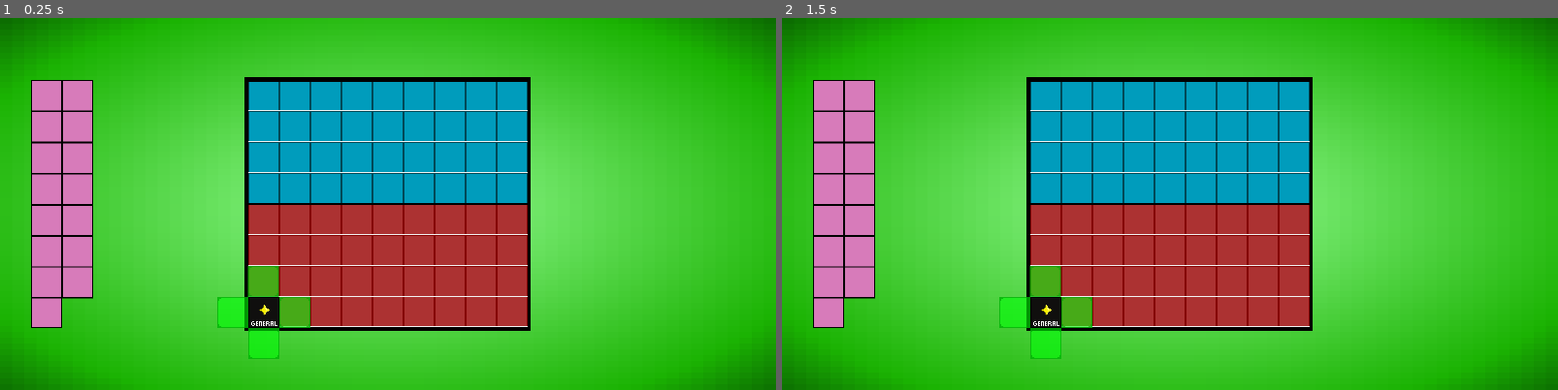
Above: before the commit, frames 1-2 (left to right).
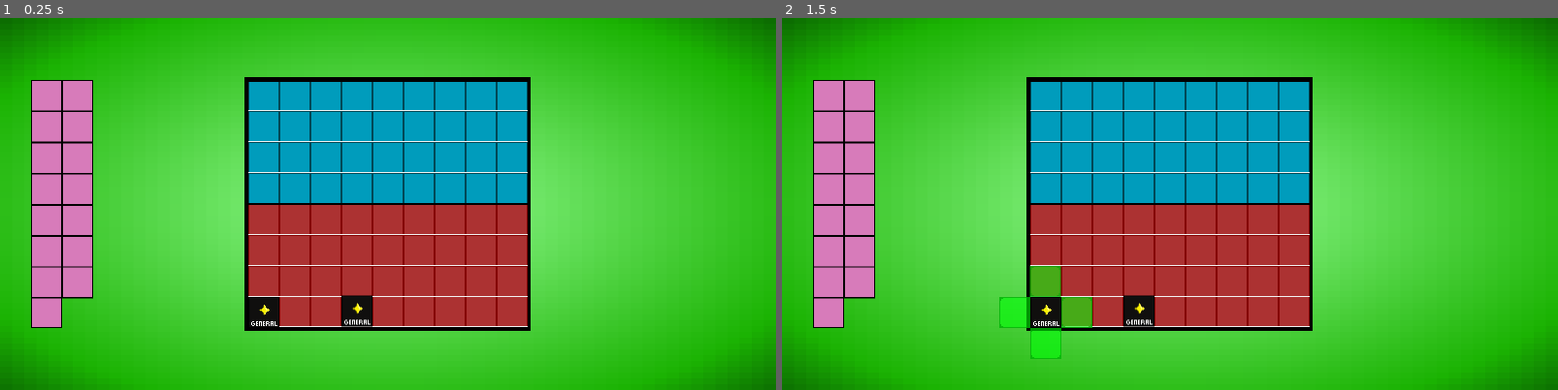
Above: after the commit, the same moments.

Repository: Forther04/Game-Of-The-Generals
Game: Godot game, scene res://Scene/Main.tscn
The game is run twice, just before and just after one commit, with the same random seed, the same clock (stepped at 60 frames per second) and the same inputs.
Inputs (mouse positions are in pixels of both pictures, inside the frame that each line leads up to):
- Up to frame 1 (0.25 s): no input
- Up to frame 2 (1.5 s): click (1045, 311) at 0.52 s; click (1045, 282) at 1.25 s

The runs differ from the first frame. In frame 1, 1.7% of the frame differs, in the area x 28-48%, y 66-92%; in frame 2, 0.3%.

Commit message:
Working selecting and deselecting

Diff:
--- a/Scene/Main.tscn
+++ b/Scene/Main.tscn
@@ -4,7 +4,7 @@
 [ext_resource type="Texture2D" uid="uid://djju0agl775jm" path="res://Assest/Board/pieces.png" id="1_jxr0l"]
 [ext_resource type="Texture2D" uid="uid://bs2abvst5wubh" path="res://Assest/Board/Board_Sheet2.png" id="2_a0yi7"]
 [ext_resource type="Texture2D" uid="uid://xy6l648vcojv" path="res://Assest/Board/Border.png" id="3_yqk3d"]
-[ext_resource type="PackedScene" uid="uid://ueyeavrra30y" path="res://Scene/Pieces/Black/Flag.tscn" id="4_bwtr0"]
+[ext_resource type="PackedScene" uid="uid://ueyeavrra30y" path="res://Scene/Pieces/Black/Black_Piece.tscn" id="4_bwtr0"]
 
 [sub_resource type="Gradient" id="Gradient_ajfct"]
 offsets = PackedFloat32Array(0, 0.818182, 1)
@@ -159,3 +159,6 @@
 
 [node name="Flag" parent="." instance=ExtResource("4_bwtr0")]
 position = Vector2(544, 608)
+
+[node name="Flag2" parent="." instance=ExtResource("4_bwtr0")]
+position = Vector2(736, 605)
--- /dev/null
+++ b/Scene/Pieces/Black/Black_Piece.tscn
@@ -0,0 +1,231 @@
+[gd_scene load_steps=27 format=3 uid="uid://ueyeavrra30y"]
+
+[ext_resource type="Texture2D" uid="uid://egv5ef3svok8" path="res://Assest/GOG_Black_sprite_sheet.png" id="1_m3crr"]
+[ext_resource type="Script" path="res://Script/Black Pieces/Black.gd" id="2_s1w6r"]
+
+[sub_resource type="StyleBoxEmpty" id="StyleBoxEmpty_avp0b"]
+
+[sub_resource type="StyleBoxEmpty" id="StyleBoxEmpty_2q5ty"]
+
+[sub_resource type="StyleBoxEmpty" id="StyleBoxEmpty_h62iu"]
+
+[sub_resource type="StyleBoxEmpty" id="StyleBoxEmpty_g75kc"]
+
+[sub_resource type="StyleBoxEmpty" id="StyleBoxEmpty_jqaem"]
+
+[sub_resource type="StyleBoxEmpty" id="StyleBoxEmpty_5o087"]
+
+[sub_resource type="StyleBoxEmpty" id="StyleBoxEmpty_kry1f"]
+
+[sub_resource type="StyleBoxEmpty" id="StyleBoxEmpty_rfykf"]
+
+[sub_resource type="StyleBoxEmpty" id="StyleBoxEmpty_muhqx"]
+
+[sub_resource type="StyleBoxEmpty" id="StyleBoxEmpty_bbbg4"]
+
+[sub_resource type="StyleBoxEmpty" id="StyleBoxEmpty_lr5wk"]
+
+[sub_resource type="StyleBoxEmpty" id="StyleBoxEmpty_5egrv"]
+
+[sub_resource type="StyleBoxEmpty" id="StyleBoxEmpty_fdur7"]
+
+[sub_resource type="StyleBoxEmpty" id="StyleBoxEmpty_fyvno"]
+
+[sub_resource type="StyleBoxEmpty" id="StyleBoxEmpty_imn58"]
+
+[sub_resource type="StyleBoxEmpty" id="StyleBoxEmpty_5ds1c"]
+
+[sub_resource type="StyleBoxEmpty" id="StyleBoxEmpty_5qw6e"]
+
+[sub_resource type="StyleBoxEmpty" id="StyleBoxEmpty_t7wvy"]
+
+[sub_resource type="StyleBoxEmpty" id="StyleBoxEmpty_kh2pl"]
+
+[sub_resource type="StyleBoxEmpty" id="StyleBoxEmpty_xvgbw"]
+
+[sub_resource type="StyleBoxEmpty" id="StyleBoxEmpty_ugcf5"]
+
+[sub_resource type="StyleBoxEmpty" id="StyleBoxEmpty_3cv76"]
+
+[sub_resource type="CapsuleShape2D" id="CapsuleShape2D_c6p30"]
+radius = 0.999805
+height = 18.0
+
+[sub_resource type="RectangleShape2D" id="RectangleShape2D_v0hg3"]
+size = Vector2(31, 31)
+
+[node name="Flag" type="Sprite2D" groups=["black_piece"]]
+position = Vector2(245, 143)
+scale = Vector2(2, 2)
+texture = ExtResource("1_m3crr")
+region_enabled = true
+region_rect = Rect2(170, 0, 32, 32)
+script = ExtResource("2_s1w6r")
+pieces = 5
+
+[node name="Main" type="Button" parent="."]
+anchors_preset = 15
+anchor_right = 1.0
+anchor_bottom = 1.0
+offset_left = -15.0
+offset_top = -15.0
+offset_right = -17.0
+offset_bottom = -17.0
+grow_horizontal = 2
+grow_vertical = 2
+theme_override_styles/focus = SubResource("StyleBoxEmpty_avp0b")
+theme_override_styles/disabled_mirrored = SubResource("StyleBoxEmpty_2q5ty")
+theme_override_styles/disabled = SubResource("StyleBoxEmpty_h62iu")
+theme_override_styles/hover_pressed_mirrored = SubResource("StyleBoxEmpty_g75kc")
+theme_override_styles/hover_pressed = SubResource("StyleBoxEmpty_jqaem")
+theme_override_styles/hover_mirrored = SubResource("StyleBoxEmpty_5o087")
+theme_override_styles/hover = SubResource("StyleBoxEmpty_kry1f")
+theme_override_styles/pressed_mirrored = SubResource("StyleBoxEmpty_rfykf")
+theme_override_styles/pressed = SubResource("StyleBoxEmpty_muhqx")
+theme_override_styles/normal_mirrored = SubResource("StyleBoxEmpty_bbbg4")
+theme_override_styles/normal = SubResource("StyleBoxEmpty_lr5wk")
+toggle_mode = true
+metadata/_edit_use_anchors_ = true
+
+[node name="Choices" type="Node2D" parent="."]
+
+[node name="Top" type="Button" parent="Choices"]
+offset_left = -16.0
+offset_top = -48.0
+offset_right = 16.0
+offset_bottom = -16.0
+theme_override_styles/focus = SubResource("StyleBoxEmpty_5egrv")
+theme_override_styles/disabled_mirrored = SubResource("StyleBoxEmpty_fdur7")
+theme_override_styles/disabled = SubResource("StyleBoxEmpty_fyvno")
+theme_override_styles/hover_pressed_mirrored = SubResource("StyleBoxEmpty_imn58")
+theme_override_styles/hover_pressed = SubResource("StyleBoxEmpty_5ds1c")
+theme_override_styles/hover_mirrored = SubResource("StyleBoxEmpty_5qw6e")
+theme_override_styles/hover = SubResource("StyleBoxEmpty_t7wvy")
+theme_override_styles/pressed_mirrored = SubResource("StyleBoxEmpty_kh2pl")
+theme_override_styles/pressed = SubResource("StyleBoxEmpty_xvgbw")
+theme_override_styles/normal_mirrored = SubResource("StyleBoxEmpty_ugcf5")
+theme_override_styles/normal = SubResource("StyleBoxEmpty_3cv76")
+
+[node name="Top2" type="Sprite2D" parent="Choices/Top"]
+position = Vector2(15.75, 16)
+texture = ExtResource("1_m3crr")
+region_enabled = true
+region_rect = Rect2(0, 34, 32, 32)
+
+[node name="TOp" type="Area2D" parent="Choices/Top"]
+collision_layer = 2
+collision_mask = 6
+
+[node name="CollisionShape2D" type="CollisionShape2D" parent="Choices/Top/TOp"]
+position = Vector2(16, 30.5)
+rotation = 1.5708
+shape = SubResource("CapsuleShape2D_c6p30")
+
+[node name="Bottom" type="Button" parent="Choices"]
+offset_left = -16.25
+offset_top = 16.0
+offset_right = 15.75
+offset_bottom = 48.0
+theme_override_styles/focus = SubResource("StyleBoxEmpty_5egrv")
+theme_override_styles/disabled_mirrored = SubResource("StyleBoxEmpty_fdur7")
+theme_override_styles/disabled = SubResource("StyleBoxEmpty_fyvno")
+theme_override_styles/hover_pressed_mirrored = SubResource("StyleBoxEmpty_imn58")
+theme_override_styles/hover_pressed = SubResource("StyleBoxEmpty_5ds1c")
+theme_override_styles/hover_mirrored = SubResource("StyleBoxEmpty_5qw6e")
+theme_override_styles/hover = SubResource("StyleBoxEmpty_t7wvy")
+theme_override_styles/pressed_mirrored = SubResource("StyleBoxEmpty_kh2pl")
+theme_override_styles/pressed = SubResource("StyleBoxEmpty_xvgbw")
+theme_override_styles/normal_mirrored = SubResource("StyleBoxEmpty_ugcf5")
+theme_override_styles/normal = SubResource("StyleBoxEmpty_3cv76")
+
+[node name="Top" type="Sprite2D" parent="Choices/Bottom"]
+position = Vector2(16, 16)
+texture = ExtResource("1_m3crr")
+region_enabled = true
+region_rect = Rect2(0, 34, 32, 32)
+
+[node name="BOttom" type="Area2D" parent="Choices/Bottom"]
+position = Vector2(16.25, 1.5)
+collision_layer = 2
+collision_mask = 6
+
+[node name="CollisionShape2D" type="CollisionShape2D" parent="Choices/Bottom/BOttom"]
+rotation = 1.5708
+shape = SubResource("CapsuleShape2D_c6p30")
+
+[node name="Left" type="Button" parent="Choices"]
+offset_left = -48.25
+offset_top = -16.0
+offset_right = -16.25
+offset_bottom = 16.0
+theme_override_styles/focus = SubResource("StyleBoxEmpty_5egrv")
+theme_override_styles/disabled_mirrored = SubResource("StyleBoxEmpty_fdur7")
+theme_override_styles/disabled = SubResource("StyleBoxEmpty_fyvno")
+theme_override_styles/hover_pressed_mirrored = SubResource("StyleBoxEmpty_imn58")
+theme_override_styles/hover_pressed = SubResource("StyleBoxEmpty_5ds1c")
+theme_override_styles/hover_mirrored = SubResource("StyleBoxEmpty_5qw6e")
+theme_override_styles/hover = SubResource("StyleBoxEmpty_t7wvy")
+theme_override_styles/pressed_mirrored = SubResource("StyleBoxEmpty_kh2pl")
+theme_override_styles/pressed = SubResource("StyleBoxEmpty_xvgbw")
+theme_override_styles/normal_mirrored = SubResource("StyleBoxEmpty_ugcf5")
+theme_override_styles/normal = SubResource("StyleBoxEmpty_3cv76")
+
+[node name="Top" type="Sprite2D" parent="Choices/Left"]
+position = Vector2(16, 16)
+texture = ExtResource("1_m3crr")
+region_enabled = true
+region_rect = Rect2(0, 34, 32, 32)
+
+[node name="Left" type="Area2D" parent="Choices/Left"]
+position = Vector2(30.25, 16)
+rotation = 1.5708
+collision_layer = 2
+collision_mask = 6
+
+[node name="CollisionShape2D" type="CollisionShape2D" parent="Choices/Left/Left"]
+position = Vector2(4.28408e-08, 8.9407e-08)
+rotation = 1.5708
+shape = SubResource("CapsuleShape2D_c6p30")
+
+[node name="Right" type="Button" parent="Choices"]
+offset_left = 15.75
+offset_top = -16.0
+offset_right = 47.75
+offset_bottom = 16.0
+theme_override_styles/focus = SubResource("StyleBoxEmpty_5egrv")
+theme_override_styles/disabled_mirrored = SubResource("StyleBoxEmpty_fdur7")
+theme_override_styles/disabled = SubResource("StyleBoxEmpty_fyvno")
+theme_override_styles/hover_pressed_mirrored = SubResource("StyleBoxEmpty_imn58")
+theme_override_styles/hover_pressed = SubResource("StyleBoxEmpty_5ds1c")
+theme_override_styles/hover_mirrored = SubResource("StyleBoxEmpty_5qw6e")
+theme_override_styles/hover = SubResource("StyleBoxEmpty_t7wvy")
+theme_override_styles/pressed_mirrored = SubResource("StyleBoxEmpty_kh2pl")
+theme_override_styles/pressed = SubResource("StyleBoxEmpty_xvgbw")
+theme_override_styles/normal_mirrored = SubResource("StyleBoxEmpty_ugcf5")
+theme_override_styles/normal = SubResource("StyleBoxEmpty_3cv76")
+
+[node name="Top" type="Sprite2D" parent="Choices/Right"]
+position = Vector2(16, 16)
+texture = ExtResource("1_m3crr")
+region_enabled = true
+region_rect = Rect2(0, 34, 32, 32)
+
+[node name="Right" type="Area2D" parent="Choices/Right"]
+position = Vector2(1.75, 16)
+rotation = 1.5708
+collision_layer = 2
+collision_mask = 6
+
+[node name="CollisionShape2D" type="CollisionShape2D" parent="Choices/Right/Right"]
+position = Vector2(4.28408e-08, 8.9407e-08)
+rotation = 1.5708
+shape = SubResource("CapsuleShape2D_c6p30")
+
+[node name="Area2D" type="Area2D" parent="."]
+collision_layer = 4
+
+[node name="CollisionShape2D" type="CollisionShape2D" parent="Area2D"]
+shape = SubResource("RectangleShape2D_v0hg3")
+
+[connection signal="pressed" from="Main" to="." method="_on_main_pressed"]
+[connection signal="pressed" from="Choices/Top" to="." method="_on_top_pressed"]
--- a/Scene/Pieces/Black/Flag.tscn
+++ /dev/null
@@ -1,273 +0,0 @@
-[gd_scene load_steps=31 format=3 uid="uid://ueyeavrra30y"]
-
-[ext_resource type="Texture2D" uid="uid://egv5ef3svok8" path="res://Assest/GOG_Black_sprite_sheet.png" id="1_m3crr"]
-[ext_resource type="Script" path="res://Script/Black Pieces/Black.gd" id="2_s1w6r"]
-
-[sub_resource type="StyleBoxEmpty" id="StyleBoxEmpty_avp0b"]
-
-[sub_resource type="StyleBoxEmpty" id="StyleBoxEmpty_2q5ty"]
-
-[sub_resource type="StyleBoxEmpty" id="StyleBoxEmpty_h62iu"]
-
-[sub_resource type="StyleBoxEmpty" id="StyleBoxEmpty_g75kc"]
-
-[sub_resource type="StyleBoxEmpty" id="StyleBoxEmpty_jqaem"]
-
-[sub_resource type="StyleBoxEmpty" id="StyleBoxEmpty_5o087"]
-
-[sub_resource type="StyleBoxEmpty" id="StyleBoxEmpty_kry1f"]
-
-[sub_resource type="StyleBoxEmpty" id="StyleBoxEmpty_rfykf"]
-
-[sub_resource type="StyleBoxEmpty" id="StyleBoxEmpty_muhqx"]
-
-[sub_resource type="StyleBoxEmpty" id="StyleBoxEmpty_bbbg4"]
-
-[sub_resource type="StyleBoxEmpty" id="StyleBoxEmpty_lr5wk"]
-
-[sub_resource type="Animation" id="Animation_i0asl"]
-resource_name = "Hide"
-length = 0.3
-
-[sub_resource type="Animation" id="Animation_s5fkg"]
-resource_name = "Move"
-length = 0.3
-
-[sub_resource type="Animation" id="Animation_0xpky"]
-length = 0.001
-tracks/0/type = "value"
-tracks/0/imported = false
-tracks/0/enabled = true
-tracks/0/path = NodePath(".:scale")
-tracks/0/interp = 1
-tracks/0/loop_wrap = true
-tracks/0/keys = {
-"times": PackedFloat32Array(0),
-"transitions": PackedFloat32Array(1),
-"update": 0,
-"values": [Vector2(2, 2)]
-}
-
-[sub_resource type="Animation" id="Animation_38hoa"]
-resource_name = "Selected"
-loop_mode = 2
-tracks/0/type = "value"
-tracks/0/imported = false
-tracks/0/enabled = true
-tracks/0/path = NodePath(".:scale")
-tracks/0/interp = 2
-tracks/0/loop_wrap = false
-tracks/0/keys = {
-"times": PackedFloat32Array(0, 1),
-"transitions": PackedFloat32Array(1, 1),
-"update": 0,
-"values": [Vector2(2, 2), Vector2(2.3, 2.3)]
-}
-
-[sub_resource type="AnimationLibrary" id="AnimationLibrary_d2j21"]
-_data = {
-"Hide": SubResource("Animation_i0asl"),
-"Move": SubResource("Animation_s5fkg"),
-"RESET": SubResource("Animation_0xpky"),
-"Selected": SubResource("Animation_38hoa")
-}
-
-[sub_resource type="StyleBoxEmpty" id="StyleBoxEmpty_5egrv"]
-
-[sub_resource type="StyleBoxEmpty" id="StyleBoxEmpty_fdur7"]
-
-[sub_resource type="StyleBoxEmpty" id="StyleBoxEmpty_fyvno"]
-
-[sub_resource type="StyleBoxEmpty" id="StyleBoxEmpty_imn58"]
-
-[sub_resource type="StyleBoxEmpty" id="StyleBoxEmpty_5ds1c"]
-
-[sub_resource type="StyleBoxEmpty" id="StyleBoxEmpty_5qw6e"]
-
-[sub_resource type="StyleBoxEmpty" id="StyleBoxEmpty_t7wvy"]
-
-[sub_resource type="StyleBoxEmpty" id="StyleBoxEmpty_kh2pl"]
-
-[sub_resource type="StyleBoxEmpty" id="StyleBoxEmpty_xvgbw"]
-
-[sub_resource type="StyleBoxEmpty" id="StyleBoxEmpty_ugcf5"]
-
-[sub_resource type="StyleBoxEmpty" id="StyleBoxEmpty_3cv76"]
-
-[sub_resource type="CapsuleShape2D" id="CapsuleShape2D_c6p30"]
-radius = 0.999805
-height = 18.0
-
-[node name="Flag" type="Sprite2D" groups=["black_piece"]]
-scale = Vector2(2, 2)
-texture = ExtResource("1_m3crr")
-region_enabled = true
-region_rect = Rect2(170, 0, 32, 32)
-script = ExtResource("2_s1w6r")
-pieces = 5
-
-[node name="Main" type="Button" parent="."]
-anchors_preset = 15
-anchor_right = 1.0
-anchor_bottom = 1.0
-offset_left = -15.0
-offset_top = -15.0
-offset_right = -17.0
-offset_bottom = -17.0
-grow_horizontal = 2
-grow_vertical = 2
-theme_override_styles/focus = SubResource("StyleBoxEmpty_avp0b")
-theme_override_styles/disabled_mirrored = SubResource("StyleBoxEmpty_2q5ty")
-theme_override_styles/disabled = SubResource("StyleBoxEmpty_h62iu")
-theme_override_styles/hover_pressed_mirrored = SubResource("StyleBoxEmpty_g75kc")
-theme_override_styles/hover_pressed = SubResource("StyleBoxEmpty_jqaem")
-theme_override_styles/hover_mirrored = SubResource("StyleBoxEmpty_5o087")
-theme_override_styles/hover = SubResource("StyleBoxEmpty_kry1f")
-theme_override_styles/pressed_mirrored = SubResource("StyleBoxEmpty_rfykf")
-theme_override_styles/pressed = SubResource("StyleBoxEmpty_muhqx")
-theme_override_styles/normal_mirrored = SubResource("StyleBoxEmpty_bbbg4")
-theme_override_styles/normal = SubResource("StyleBoxEmpty_lr5wk")
-toggle_mode = true
-metadata/_edit_use_anchors_ = true
-
-[node name="Selected" type="AnimationPlayer" parent="."]
-libraries = {
-"": SubResource("AnimationLibrary_d2j21")
-}
-
-[node name="Choices" type="Node2D" parent="."]
-
-[node name="Top" type="Button" parent="Choices"]
-offset_left = -16.0
-offset_top = -48.0
-offset_right = 16.0
-offset_bottom = -16.0
-theme_override_styles/focus = SubResource("StyleBoxEmpty_5egrv")
-theme_override_styles/disabled_mirrored = SubResource("StyleBoxEmpty_fdur7")
-theme_override_styles/disabled = SubResource("StyleBoxEmpty_fyvno")
-theme_override_styles/hover_pressed_mirrored = SubResource("StyleBoxEmpty_imn58")
-theme_override_styles/hover_pressed = SubResource("StyleBoxEmpty_5ds1c")
-theme_override_styles/hover_mirrored = SubResource("StyleBoxEmpty_5qw6e")
-theme_override_styles/hover = SubResource("StyleBoxEmpty_t7wvy")
-theme_override_styles/pressed_mirrored = SubResource("StyleBoxEmpty_kh2pl")
-theme_override_styles/pressed = SubResource("StyleBoxEmpty_xvgbw")
-theme_override_styles/normal_mirrored = SubResource("StyleBoxEmpty_ugcf5")
-theme_override_styles/normal = SubResource("StyleBoxEmpty_3cv76")
-
-[node name="Top2" type="Sprite2D" parent="Choices/Top"]
-position = Vector2(15.75, 16)
-texture = ExtResource("1_m3crr")
-region_enabled = true
-region_rect = Rect2(0, 34, 32, 32)
-
-[node name="TOp" type="Area2D" parent="Choices/Top"]
-collision_layer = 2
-collision_mask = 2
-
-[node name="CollisionShape2D" type="CollisionShape2D" parent="Choices/Top/TOp"]
-position = Vector2(16, 30.5)
-rotation = 1.5708
-shape = SubResource("CapsuleShape2D_c6p30")
-
-[node name="Bottom" type="Button" parent="Choices"]
-offset_left = -16.25
-offset_top = 16.0
-offset_right = 15.75
-offset_bottom = 48.0
-theme_override_styles/focus = SubResource("StyleBoxEmpty_5egrv")
-theme_override_styles/disabled_mirrored = SubResource("StyleBoxEmpty_fdur7")
-theme_override_styles/disabled = SubResource("StyleBoxEmpty_fyvno")
-theme_override_styles/hover_pressed_mirrored = SubResource("StyleBoxEmpty_imn58")
-theme_override_styles/hover_pressed = SubResource("StyleBoxEmpty_5ds1c")
-theme_override_styles/hover_mirrored = SubResource("StyleBoxEmpty_5qw6e")
-theme_override_styles/hover = SubResource("StyleBoxEmpty_t7wvy")
-theme_override_styles/pressed_mirrored = SubResource("StyleBoxEmpty_kh2pl")
-theme_override_styles/pressed = SubResource("StyleBoxEmpty_xvgbw")
-theme_override_styles/normal_mirrored = SubResource("StyleBoxEmpty_ugcf5")
-theme_override_styles/normal = SubResource("StyleBoxEmpty_3cv76")
-
-[node name="Top" type="Sprite2D" parent="Choices/Bottom"]
-position = Vector2(16, 16)
-texture = ExtResource("1_m3crr")
-region_enabled = true
-region_rect = Rect2(0, 34, 32, 32)
-
-[node name="BOttom" type="Area2D" parent="Choices/Bottom"]
-position = Vector2(16.25, 1.5)
-collision_layer = 2
-collision_mask = 2
-
-[node name="CollisionShape2D" type="CollisionShape2D" parent="Choices/Bottom/BOttom"]
-rotation = 1.5708
-shape = SubResource("CapsuleShape2D_c6p30")
-
-[node name="Left" type="Button" parent="Choices"]
-offset_left = -48.25
-offset_top = -16.0
-offset_right = -16.25
-offset_bottom = 16.0
-theme_override_styles/focus = SubResource("StyleBoxEmpty_5egrv")
-theme_override_styles/disabled_mirrored = SubResource("StyleBoxEmpty_fdur7")
-theme_override_styles/disabled = SubResource("StyleBoxEmpty_fyvno")
-theme_override_styles/hover_pressed_mirrored = SubResource("StyleBoxEmpty_imn58")
-theme_override_styles/hover_pressed = SubResource("StyleBoxEmpty_5ds1c")
-theme_override_styles/hover_mirrored = SubResource("StyleBoxEmpty_5qw6e")
-theme_override_styles/hover = SubResource("StyleBoxEmpty_t7wvy")
-theme_override_styles/pressed_mirrored = SubResource("StyleBoxEmpty_kh2pl")
-theme_override_styles/pressed = SubResource("StyleBoxEmpty_xvgbw")
-theme_override_styles/normal_mirrored = SubResource("StyleBoxEmpty_ugcf5")
-theme_override_styles/normal = SubResource("StyleBoxEmpty_3cv76")
-
-[node name="Top" type="Sprite2D" parent="Choices/Left"]
-position = Vector2(16, 16)
-texture = ExtResource("1_m3crr")
-region_enabled = true
-region_rect = Rect2(0, 34, 32, 32)
-
-[node name="Left" type="Area2D" parent="Choices/Left"]
-position = Vector2(30.25, 16)
-rotation = 1.5708
-collision_layer = 2
-collision_mask = 2
-
-[node name="CollisionShape2D" type="CollisionShape2D" parent="Choices/Left/Left"]
-position = Vector2(4.28408e-08, 8.9407e-08)
-rotation = 1.5708
-shape = SubResource("CapsuleShape2D_c6p30")
-
-[node name="Right" type="Button" parent="Choices"]
-offset_left = 15.75
-offset_top = -16.0
-offset_right = 47.75
-offset_bottom = 16.0
-theme_override_styles/focus = SubResource("StyleBoxEmpty_5egrv")
-theme_override_styles/disabled_mirrored = SubResource("StyleBoxEmpty_fdur7")
-theme_override_styles/disabled = SubResource("StyleBoxEmpty_fyvno")
-theme_override_styles/hover_pressed_mirrored = SubResource("StyleBoxEmpty_imn58")
-theme_override_styles/hover_pressed = SubResource("StyleBoxEmpty_5ds1c")
-theme_override_styles/hover_mirrored = SubResource("StyleBoxEmpty_5qw6e")
-theme_override_styles/hover = SubResource("StyleBoxEmpty_t7wvy")
-theme_override_styles/pressed_mirrored = SubResource("StyleBoxEmpty_kh2pl")
-theme_override_styles/pressed = SubResource("StyleBoxEmpty_xvgbw")
-theme_override_styles/normal_mirrored = SubResource("StyleBoxEmpty_ugcf5")
-theme_override_styles/normal = SubResource("StyleBoxEmpty_3cv76")
-
-[node name="Top" type="Sprite2D" parent="Choices/Right"]
-position = Vector2(16, 16)
-texture = ExtResource("1_m3crr")
-region_enabled = true
-region_rect = Rect2(0, 34, 32, 32)
-
-[node name="Right" type="Area2D" parent="Choices/Right"]
-position = Vector2(1.75, 16)
-rotation = 1.5708
-collision_layer = 2
-collision_mask = 2
-
-[node name="CollisionShape2D" type="CollisionShape2D" parent="Choices/Right/Right"]
-position = Vector2(4.28408e-08, 8.9407e-08)
-rotation = 1.5708
-shape = SubResource("CapsuleShape2D_c6p30")
-
-[connection signal="pressed" from="Main" to="." method="_on_button_pressed"]
-[connection signal="pressed" from="Choices/Top" to="." method="_on_top_pressed"]
--- a/Script/Black Pieces/Black.gd
+++ b/Script/Black Pieces/Black.gd
@@ -2,8 +2,13 @@
 
 
 @export var pieces : piece
+var off : bool = false
 enum piece {Flag,General_5,General_4,General_3,General_2,General_1}
 
+func _process(delta: float) -> void:
+	if Global.piece != $".".name:
+		$Choices.hide()
+		off = false
 
 func change_piece():
 	if pieces == 0:
@@ -24,3 +29,12 @@
 	if pieces == 5:
 		self.region_rect = Rect2(170,0,32,32)
 		self.name = "1_General"
+
+func _on_main_pressed() -> void:
+	Global.piece = $".".name
+	if off == false:
+		$Choices.show()
+		off = true
+	elif off == true:
+		$Choices.hide()
+		off = false
--- a/Script/Global.gd
+++ b/Script/Global.gd
@@ -1 +1,3 @@
 extends Node
+
+var piece : String
Not shown, added: Scene/Pieces/Black/Fla81B3.tmp
